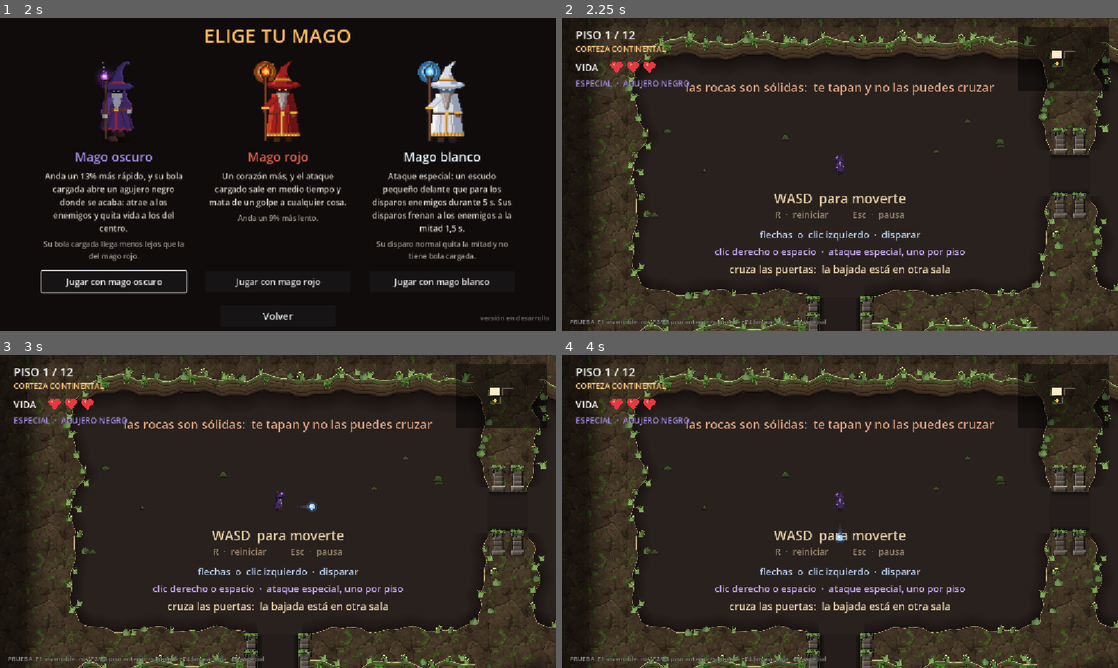
Above: before the commit, frames 1-4 (two rows, left to right).
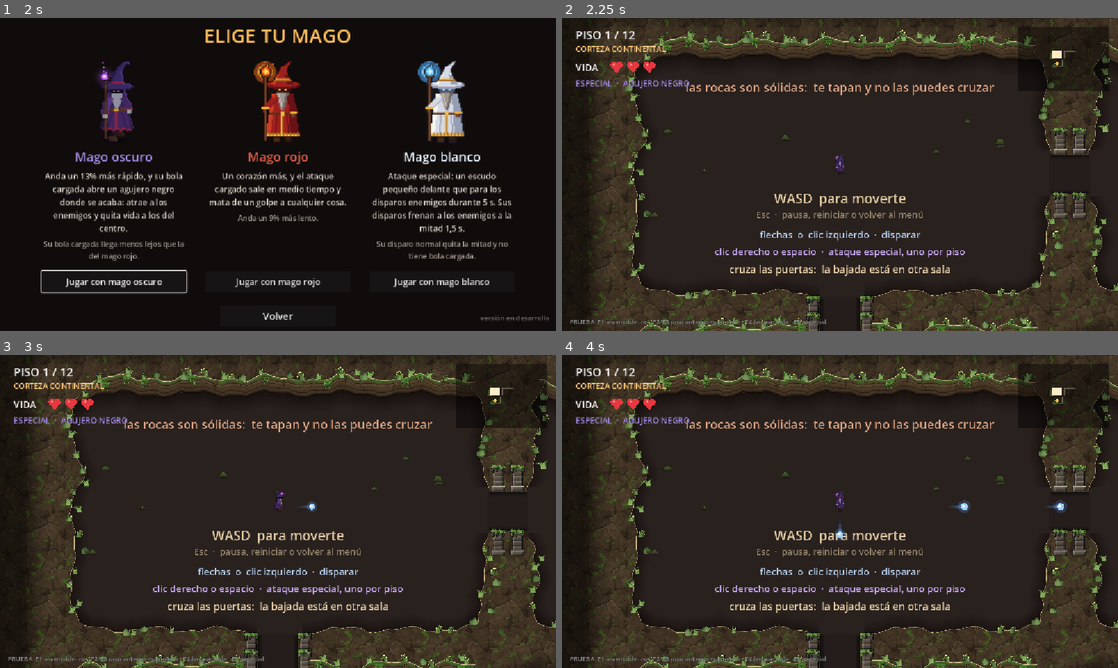
Above: after the commit, the same moments.

Repository: MatiasRodrigo0502/Vacio
Game: Godot game, scene res://scenes/MenuPrincipal.tscn
Two runs of this game, one before a commit and one after it. Both use one fixed random seed, a clock stepped at 60 frames per second and the inputs below.
Inputs (mouse positions are in pixels of both pictures, inside the frame that each line leads up to):
- Up to frame 1 (2 s): click "Jugar" at 0.5 s; click "Jugar" at 1.25 s
- Up to frame 2 (2.25 s): click "Jugar con mago oscuro" at 2 s
- Up to frame 3 (3 s): tap Enter at 2.75 s; move the mouse to (400, 495) at 2.77 s; hold Right (disparar_derecha) from 2.78 s (still down); hold R (reiniciar_partida, bound only before the commit) from 2.78 s (still down)
- Up to frame 4 (4 s): tap Space at 3.5 s; move the mouse to (728, 527) at 3.52 s; release Right (disparar_derecha) at 3.53 s; release R (reiniciar_partida, bound only before the commit) at 3.53 s; hold Down (disparar_abajo) from 3.53 s (still down); right-click (728, 527) at 3.6 s; tap R (reiniciar_partida, bound only before the commit) at 3.8 s

Frame 1 is identical in both runs. In frame 2, 0.3% of the frame differs, in the area x 35-65%, y 61-65%; in frame 3, 0.3%; in frame 4, 0.6%, in the area x 35-91%, y 46-65%.

Commit message:
Quitar la R para reiniciar: se reinicia desde la pausa (Esc)
Fuera la accion reiniciar_partida y su atajo en Principal. El cartel del
tutorial, el panel de Controles y el README dicen que Esc pausa y desde
ahi se reinicia o se vuelve al menu.

Co-Authored-By: Claude Opus 5.5 <noreply@anthropic.com>

Diff:
--- a/project.godot
+++ b/project.godot
@@ -77,11 +77,6 @@
 , Object(InputEventKey,"resource_local_to_scene":false,"resource_name":"","device":-1,"window_id":0,"alt_pressed":false …(181 unchanged characters)…
 ]
 }
-reiniciar_partida={
-"deadzone": 0.2,
-"events": [Object(InputEventKey,"resource_local_to_scene":false,"resource_name":"","device":-1,"window_id":0,"alt_pressed":false,"shift_pressed":false,"ctrl_pressed":false,"meta_pressed":false,"pressed":false,"keycode":0,"physical_keycode":82,"key_label":0,"unicode":0,"location":0,"echo":false,"script":null)
-]
-}
 pausar={
 "deadzone": 0.2,
 "events": [Object(InputEventKey,"resource_local_to_scene":false,"resource_name":"","device":-1,"window_id":0,"alt_press …(195 unchanged characters)…
--- a/scenes/MenuPrincipal.tscn
+++ b/scenes/MenuPrincipal.tscn
@@ -121,8 +121,7 @@
 text = "moverte
 disparar
 ataque especial
-reiniciar
-pausa  ·  cerrar esto"
+pausa y reiniciar  ·  cerrar esto"
 horizontal_alignment = 2
 
 [node name="Botones" type="Label" parent="PanelControles/Centro/Caja/Teclas"]
@@ -132,7 +131,6 @@
 text = "W A S D
 flechas o clic izq.
 clic der. o espacio
-R
 Esc"
 
 [node name="Reglas" type="Label" parent="PanelControles/Centro/Caja"]
--- a/scenes/Tutorial.tscn
+++ b/scenes/Tutorial.tscn
@@ -14,12 +14,12 @@
 horizontal_alignment = 1
 vertical_alignment = 1
 
-[node name="Reiniciar" type="Label" parent="."]
+[node name="Pausa" type="Label" parent="."]
 modulate = Color(1, 0.898039, 0.717647, 0.5)
 offset_right = 1000.0
 offset_bottom = 42.0
 theme_override_font_sizes/font_size = 30
-text = "R  ·  reiniciar          Esc  ·  pausa"
+text = "Esc  ·  pausa, reiniciar o volver al menú"
 horizontal_alignment = 1
 vertical_alignment = 1
 
--- a/scripts/principal.gd
+++ b/scripts/principal.gd
@@ -56,12 +56,6 @@
 		add_child(AtajosPrueba.new(_jugador, func() -> Piso: return _piso_actual))
 
 	GestorProgreso.iniciar_partida()
-
-
-func _unhandled_input(evento: InputEvent) -> void:
-	# Atajo de teclado para reiniciar sin tener que ir al boton.
-	if evento.is_action_pressed("reiniciar_partida"):
-		_reiniciar()
 
 
 ## Monta el piso indicado. Se llama tanto en el primer piso como en cada avance.
--- a/scripts/tutorial.gd
+++ b/scripts/tutorial.gd
@@ -18,7 +18,7 @@
 @onready var _puertas: Label = $Puertas
 @onready var _esquivar: Label = $Esquivar
 @onready var _bajar: Label = $Bajar
-@onready var _reiniciar: Label = $Reiniciar
+@onready var _pausa: Label = $Pausa
 
 
 ## Reparte los carteles. La llama Piso al construirse, con el centro de la
@@ -31,7 +31,7 @@
 ## que es justo cuando hace falta saberlo. El de bajar, junto al agujero.
 func colocar(inicio: Vector2, tamano_sala: Vector2, salida: Vector2) -> void:
 	_centrar(_mover, inicio + Vector2(0.0, 78.0))
-	_centrar(_reiniciar, inicio + Vector2(0.0, 132.0))
+	_centrar(_pausa, inicio + Vector2(0.0, 132.0))
 	_centrar(_bola, inicio + Vector2(0.0, 200.0))
 	_centrar(_cargado, inicio + Vector2(0.0, 256.0))
 	# A 95 del borde: a 120 se pegaba al cartel del ataque cargado (en el
Not shown, changed: README.md
